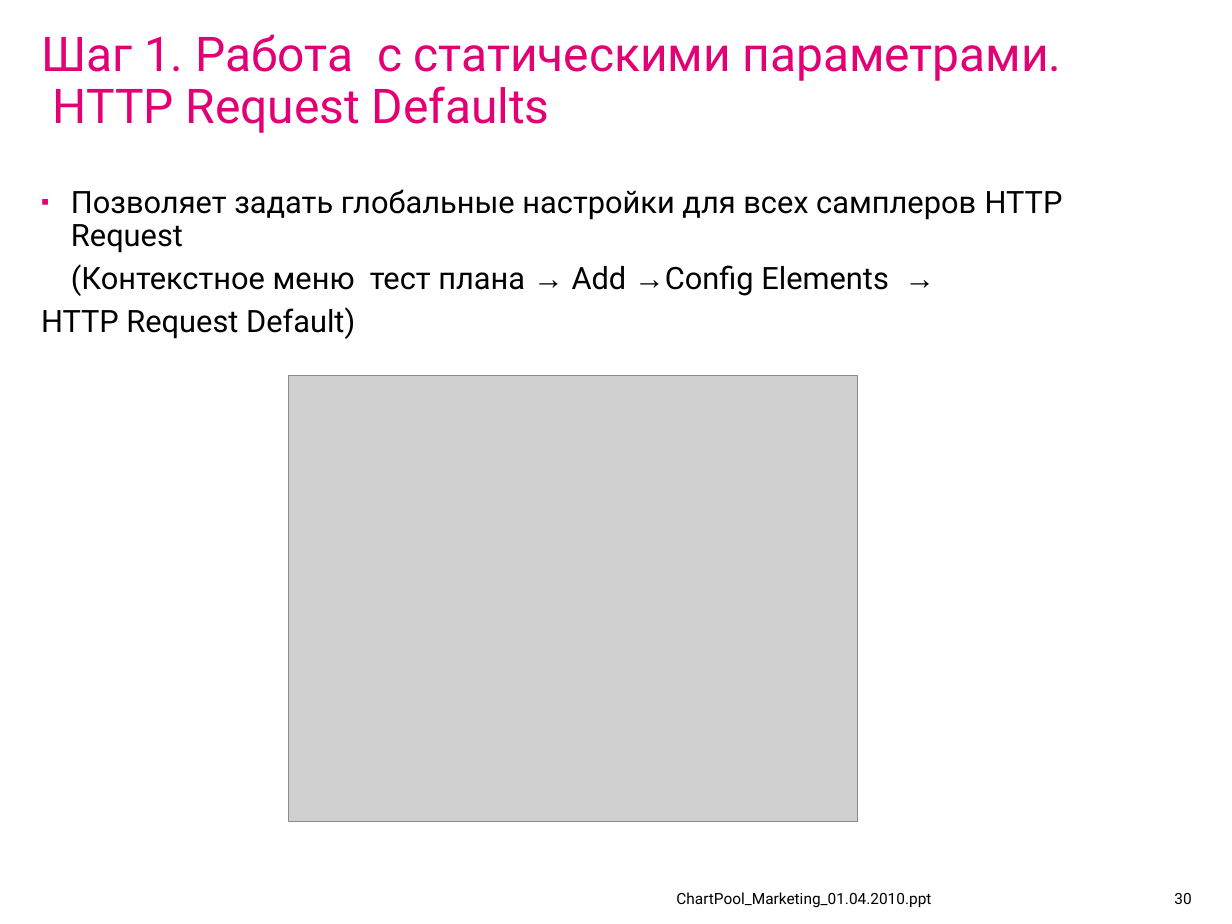
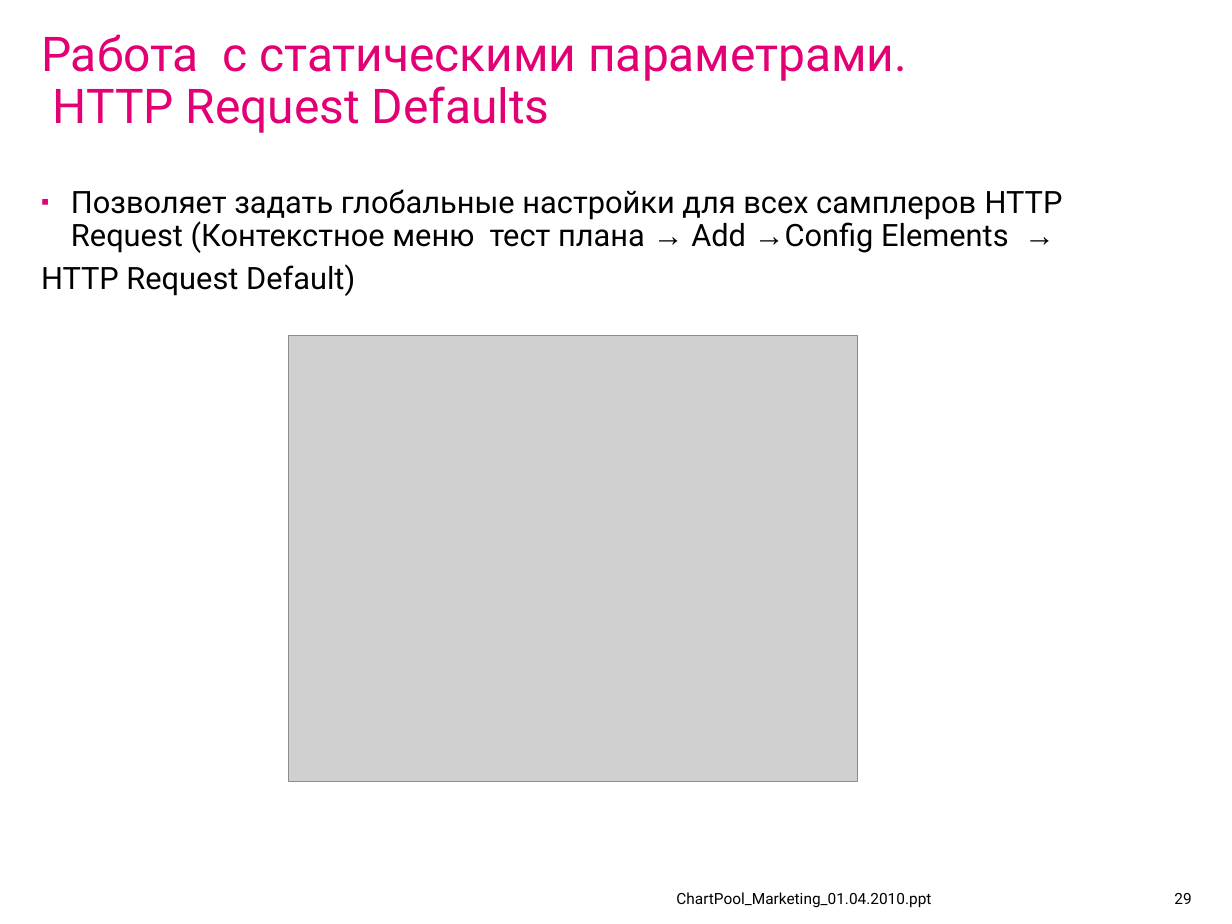
Before and after one commit to IvanCS/JMeterAvtoTestingDemo, a slide deck: slide 29 of documents/presentation.ppt (slide 30 before the commit). Drawn at 1232x924 pixels with LibreOffice and Linux fonts; fonts in the diff are those of the drawing; grey boxes stand for pictures; background and template pictures are left out. Boxes give left, top, right and bottom in pixels: in the first picture for what was removed or moved away, otherwise in the second. Text is boxed around its words. In the diff, an @@ line names an element or a change of style, - is before the commit and + after.

```diff
--- a/documents/presentation.ppt
+++ b/documents/presentation.ppt
@@ title at (41, 34, 907, 133): text changed @@
-Шаг 1. Работа c статическими параметрами.
-HTTP Request Defaults
+Работа c статическими параметрами.
+HTTP Request Defaults
@@ text at (71, 189, 1063, 253): text changed @@
-▪ Позволяет задать глобальные настройки для всех самплеров HTTP Request
-(Контекстное меню тест плана → Add →Config Elements →
+▪ Позволяет задать глобальные настройки для всех самплеров HTTP Request (Контекстное меню тест плана → Add →Config Elements →
@@ picture: place and size @@
-picture at (288, 376, 857, 822)
+picture at (288, 335, 857, 781)
@@ page number at (1174, 893, 1191, 904): text changed @@
-30
+29
```
Also in this commit, not shown: 29 other slides changed, 4 slides added, 6 slides removed.
